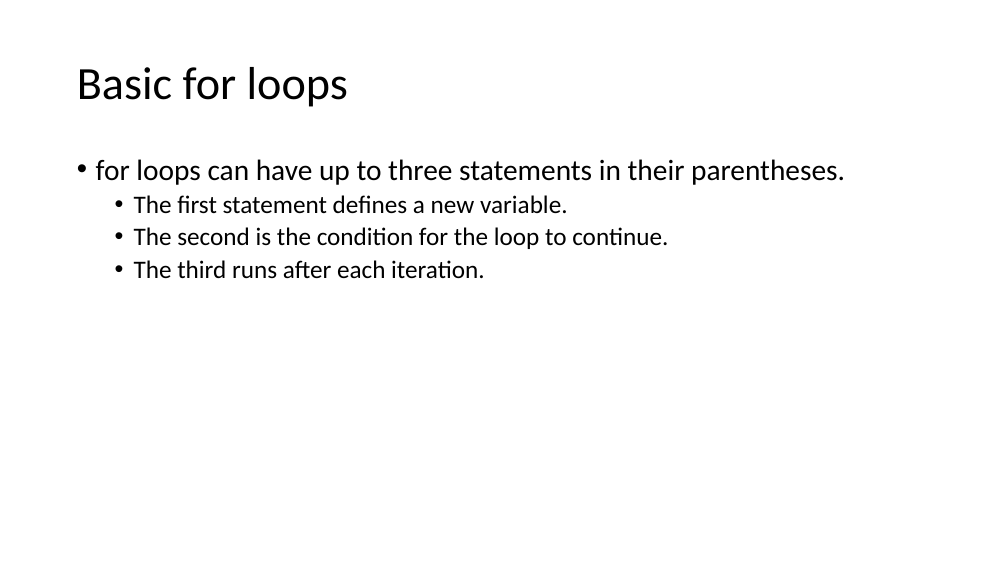
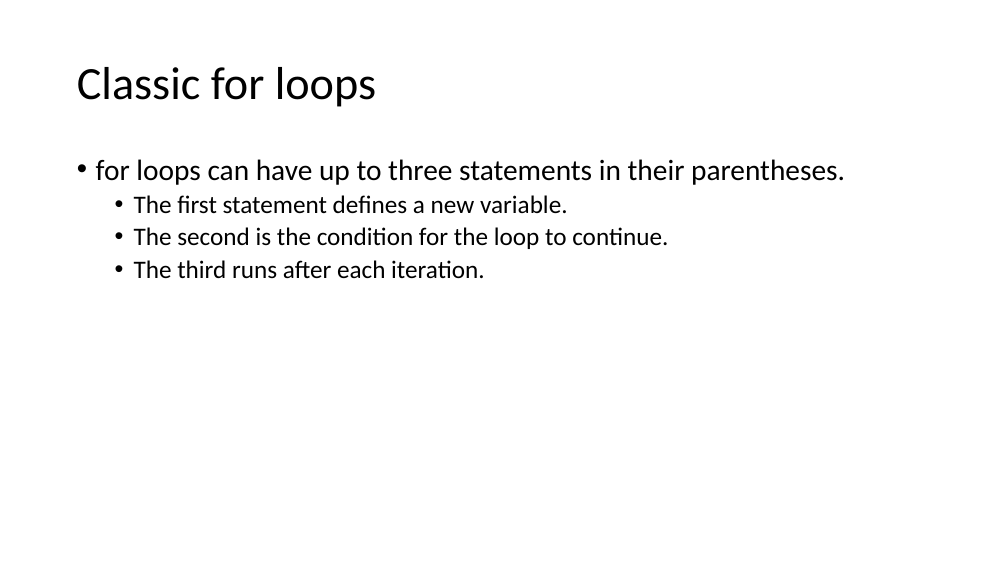
Before and after one commit to csmith1188/docpacs2122, a slide deck: slide 4 of docpac_mar18/Oley Birkeland/JavaScript Loops.pptx. Drawn at 1008x567 pixels with LibreOffice and Linux fonts; fonts in the diff are those of the drawing. Boxes give left, top, right and bottom in pixels: in the first picture for what was removed or moved away, otherwise in the second. Text is boxed around its words. In the diff, an @@ line names an element or a change of style, - is before the commit and + after.

```diff
--- a/docpac_mar18/Oley Birkeland/JavaScript Loops.pptx
+++ b/docpac_mar18/Oley Birkeland/JavaScript Loops.pptx
@@ title at (77,67,376,107): text changed @@
-Basic for loops
+Classic for loops
```
Also in this commit, not shown: 1 other slide changed.
